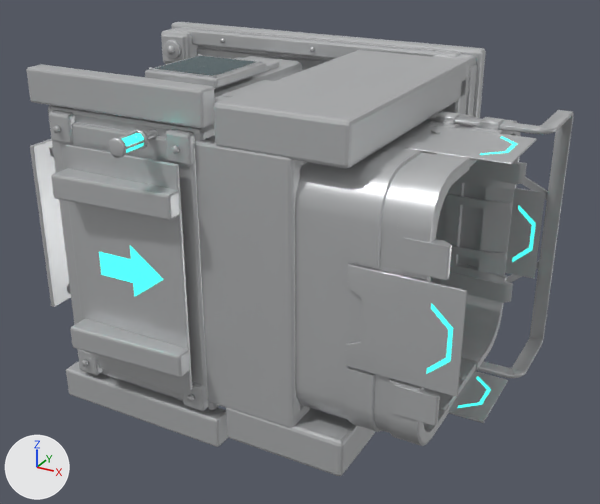
A saved change to the OBJ model assets/models/lods/SM_TeleporterItemOutput_LOD1.obj.
Rendered twice from a 50 mm camera at (378.0, -742.0, 272.0) aimed at (57.0, -160.0, -19.0). Arrows for +X, +Y and +Z are at lower left; the lights stay in place. The first picture is the older version. Where no turn or scale is listed for an object, it has been applied to the vertices.

Names of what the first picture shows: 'SM_TeleporterItemOutput.001'.
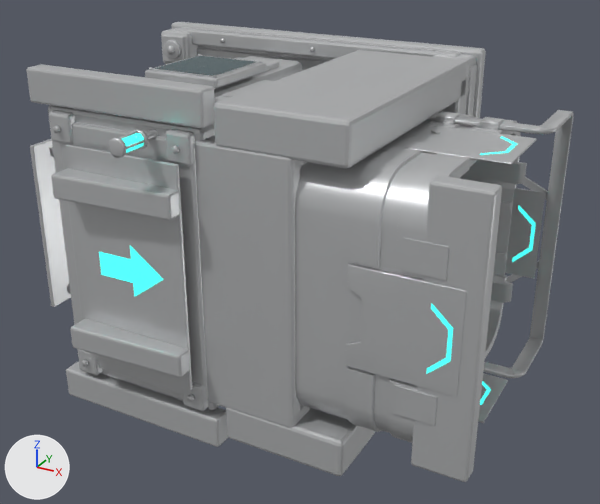
Location of each change, (x1, y1, x2, y2) in pixels of the pictures (600 x 504 px):
'SM_TeleporterItemOutput.001', reshaped: before (27, 22, 574, 476); after (27, 22, 574, 482)
part 1 of me_sm_teleporteritemoutput_001, added: after (411, 175, 502, 482)

Diff of the bpy script that builds the scene:
```diff
--- a/assets/models/lods/SM_TeleporterItemOutput_LOD1.obj.py
+++ b/assets/models/lods/SM_TeleporterItemOutput_LOD1.obj.py
@@ me_sm_teleporteritemoutput_001 @@
 # used by ob_sm_teleporteritemoutput_001; location = (0.0, 0.0, 0.0)
-me_sm_teleporteritemoutput_001.from_pydata(...)  # 7608 vertices, 14198 faces, 13 loose edges; spans x -180.0..253.0, y -323.0..0.0, z -146.0..147.0
+me_sm_teleporteritemoutput_001.from_pydata(...)  # 7640 vertices, 14258 faces, 13 loose edges; spans x -180.0..255.0, y -323.0..0.0, z -146.0..147.0
+# me_sm_teleporteritemoutput_001 part 1: the loose piece of 56 vertices spanning x 20.0..118.0, y -282.0..-268.0, z -109.0..109.0 is copied, and the copy is scaled about its middle by (0.419, 1.25, 0.986), then moved by (165.0, 3.0, 0.0); it spans x 213.0..255.0, y -280.0..-264.0, z -107.0..107.0
+# other edits to the shape of me_sm_teleporteritemoutput_001 do not show in these pictures
 me_sm_teleporteritemoutput_001.materials.append(mat_factory)
```
